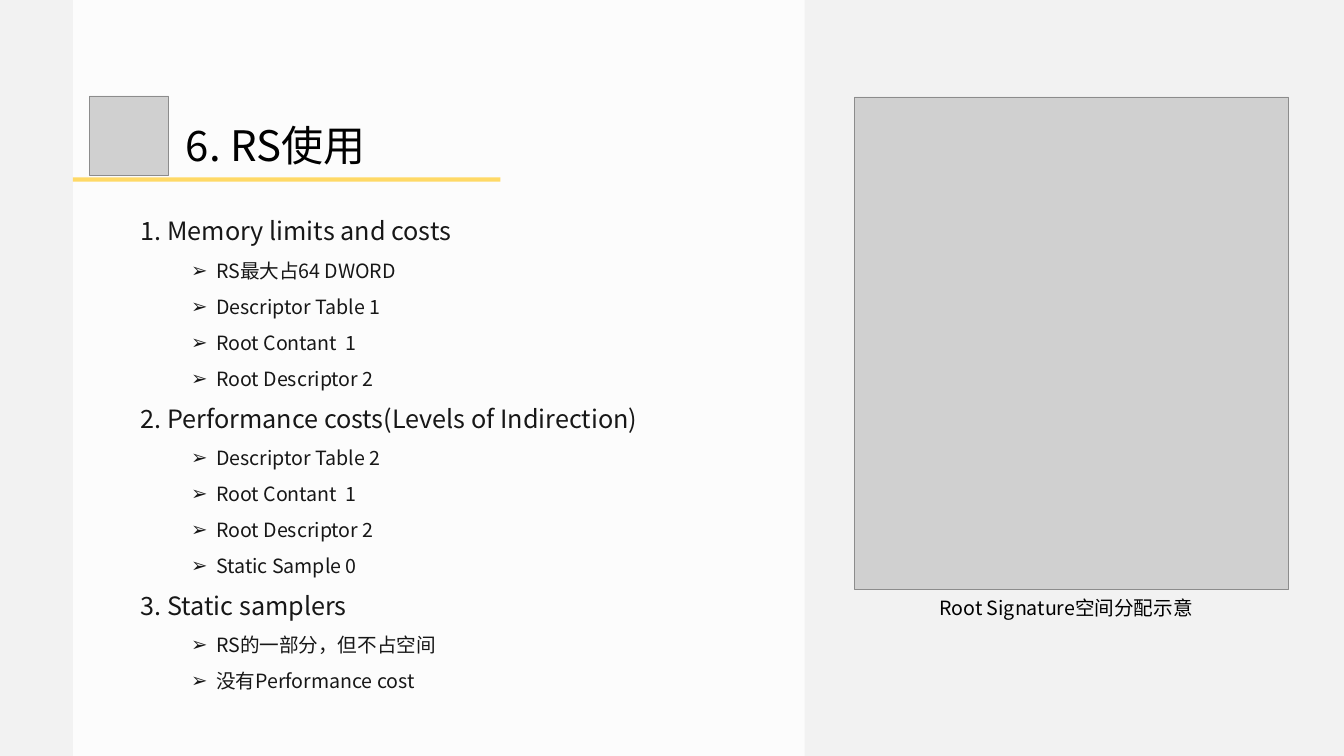
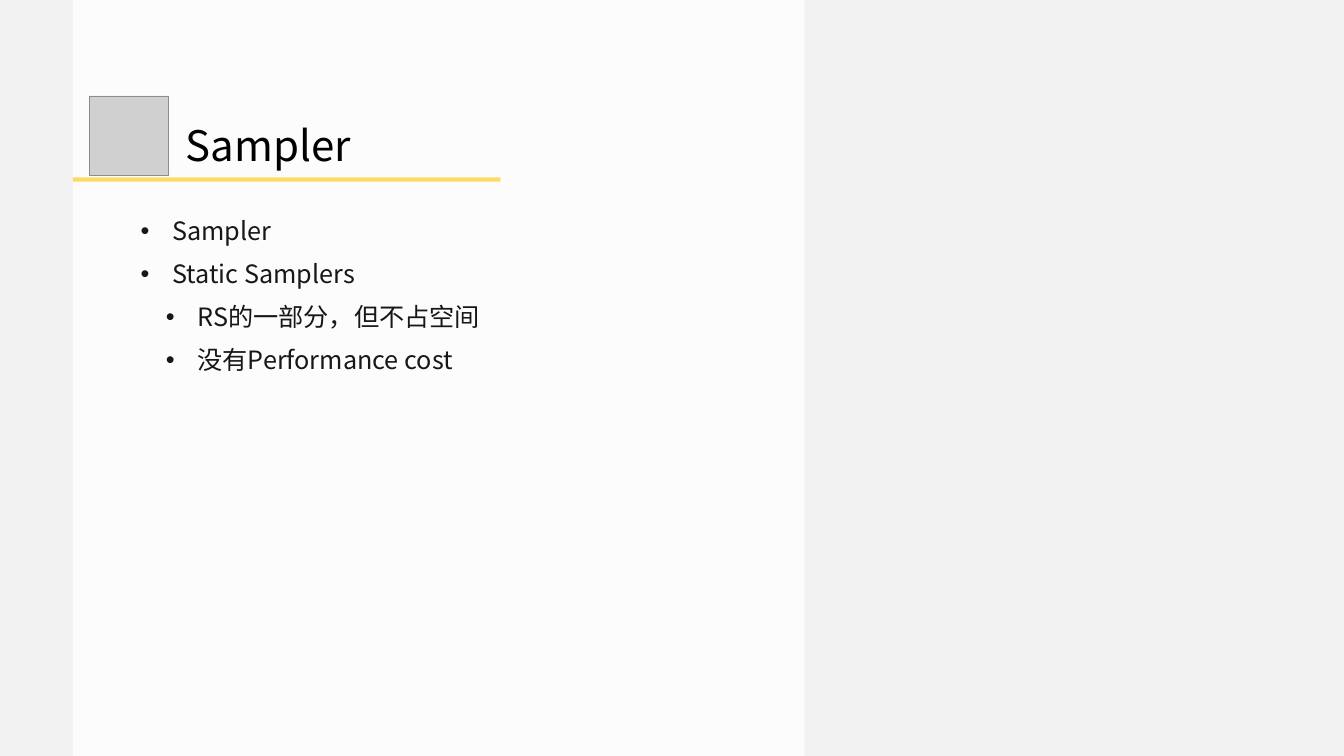
Before and after one commit to doomlover/KSGameEngineTutorials, a slide deck: slide 29 of PPTs/05.深入DX12绘制二.pptx (slide 32 before the commit). Drawn at 1344x756 pixels with LibreOffice and Linux fonts; fonts in the diff are those of the drawing; grey boxes stand for pictures. Boxes give left, top, right and bottom in pixels: in the first picture for what was removed or moved away, otherwise in the second. Text is boxed around its words. In the diff, an @@ line names an element or a change of style, - is before the commit and + after.

```diff
--- a/PPTs/05.深入DX12绘制二.pptx
+++ b/PPTs/05.深入DX12绘制二.pptx
@@ picture removed at [854, 97, 1288, 589] @@
@@ text at [186, 127, 351, 171]: text changed @@
-  6. RS使用
+  Sampler
@@ text at [172, 220, 355, 289]: text changed; size 28 to 36 pt @@
-1. Memory limits and costs
-    ➢ RS最大占64 DWORD
-    ➢ Descriptor Table 1
-    ➢ Root Contant 1
-    ➢ Root Descriptor 2
-2. Performance costs(Levels of Indirection)
-    ➢ Descriptor Table 2
-    ➢ Root Contant 1
-    ➢ Root Descriptor 2
-    ➢ Static Sample 0
-3. Static samplers
+• Sampler
+• Static Samplers
@@ text at [197, 304, 480, 371]: size 28 to 36 pt in "RS的一部分，但不占空间", "没有Performance cost"; bullet ➢ to •; list level 3 to 2 in "RS的一部分，但不占空间"; list level 3 to 2 in "没有Performance cost" @@
@@ text removed at [940, 598, 1193, 620] @@
-Root Signature空间分配示意
```
Also in this commit, not shown: 15 other slides changed, 11 slides added, 13 slides removed.
